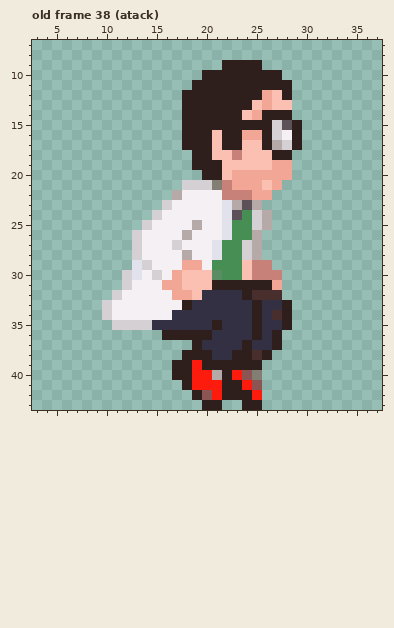
Pixel-art file: dev/gfx/player/player.aseprite. The picture above was drawn from the file before the commit.
41x44 pixels, 84 frames. Shown: old frame 38 (atack): x 3..37, y 7..43. The commit also changed other frames, which this record leaves out.
New version:
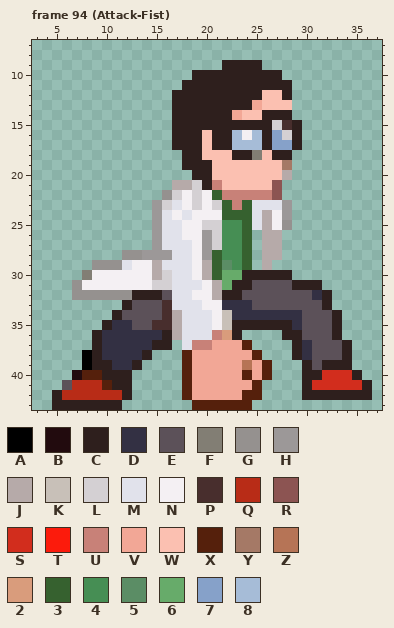
Palette (. is transparent): A #000000  B #220b0e  C #2e1f1d  D #333043  E #5c5159  F #827e74  G #95918f  H #9c9898  J #b6aaa9  K #c8c0b8  L #d4d0d3  M #e1e2eb  N #f4f0f3  P #482e2d  Q #b82c17  R #8c5452  S #d22d1d  T #fc1b0c  U #c88178  V #f2a796  W #fbc0b1  X #55200c  Y #a57966  Z #b67456  2 #d99c7c  3 #36612f  4 #468e54  5 #5b8d65  6 #67ab6a  7 #86a1c9  8 #a6bcd7
A new or re-ordered frame is compared with the old frame closest to it.
The commit says: added new attack animation
The exact change:
frames 84 -> 95
Changed rows in their new state; - is an unchanged pixel.
Frame 94 (Attack-Fist) is new; against old frame 38 (atack):
first column x 5:
10 --------------C-----------------
11 -------------C------------------
12 ------------C--------W----------
13 ------------C-------VW----------
14 ------------C-----V-W-----------
15 ------------C----------P--------
16 ------------C--WC-8N8-7L--------
17 ------------C--WC-888-77--------
18 -------------C-W--CCF-----------
19 -------------C--W-----WY--------
20 --------------C-W-WWWWWJ--------
21 ------------JJ-CUWWWW-R---------
22 -----------GL-L-3---UUR---------
23 ----------H-M-L-L3U3MMMH--------
24 ----------HM-M---333M-NH--------
25 ---------.HMM-NLL4-3M-NG--------
26 --------..HMMN-HL4-3.JJ---------
27 --------..HMMM-HL--3.JJ---------
28 -------GGHHHMM-H3--3.JJ---------
29 ----GGGMNNJMMMNJ35-3.J----------
30 ---FNNNNN-JLMMNJ366CCCCC--------
31 --GNNNNN--LLMMMNJ6--EEEECCC-----
32 --GGGGGGCCCEMMNNJCCEEEEEEEDC----
33 -----..CEEEPMMMNN---EEEEEEEC----
34 -----.CEEEEPJMMMNK--D-DDDEEEC---
35 -----CDDEEPPJMMMNKCC-CC-DEEEC---
36 ----CDDDDDD-JMMMU2C....CCEEEC---
37 ----CDDDDDCC-MUUVVVX...-CDEEEC--
38 ---ACDDDDC---XVVVVVVX.--CDEEEC--
39 ---ACCDDC---.XVVVVVZVX---CECCC--
40 --BXXCCC----.XVVVVVXVX---CCSSSC-
41 -EQQQXCC-----XVVVVVVX----CSSSSSC
42 CQQQQQQC-----XVVVVVXX----CCCCCCC
43 CCCCCCC-------XXXXXX.-----------
Pixel boxes of the changes (left, top, right, bottom) in both pictures:
changed: (52, 70, 372, 410)
